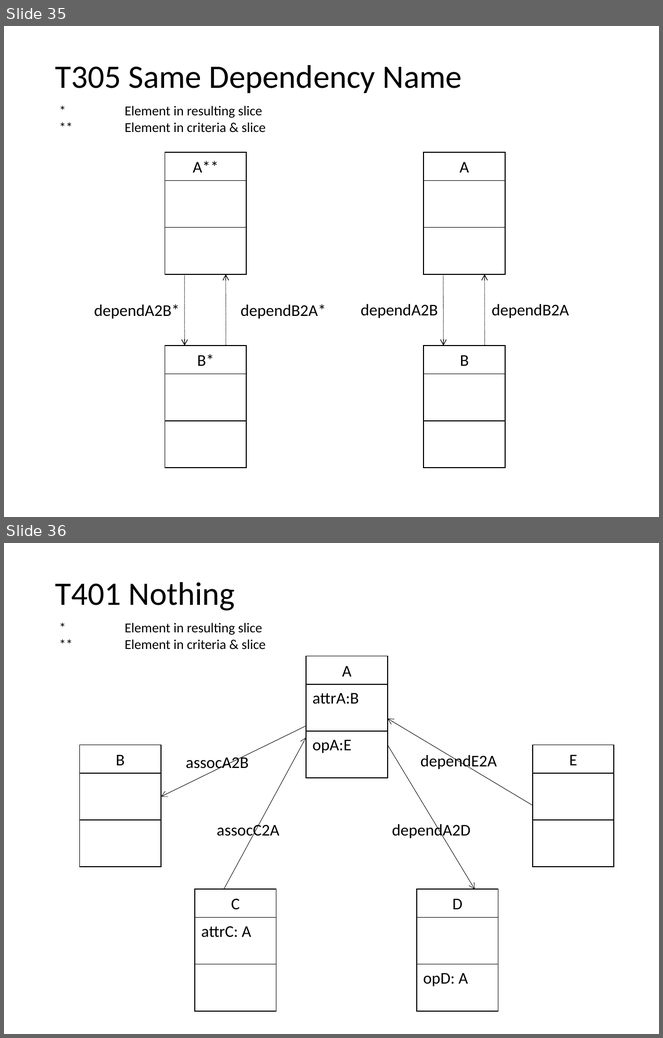
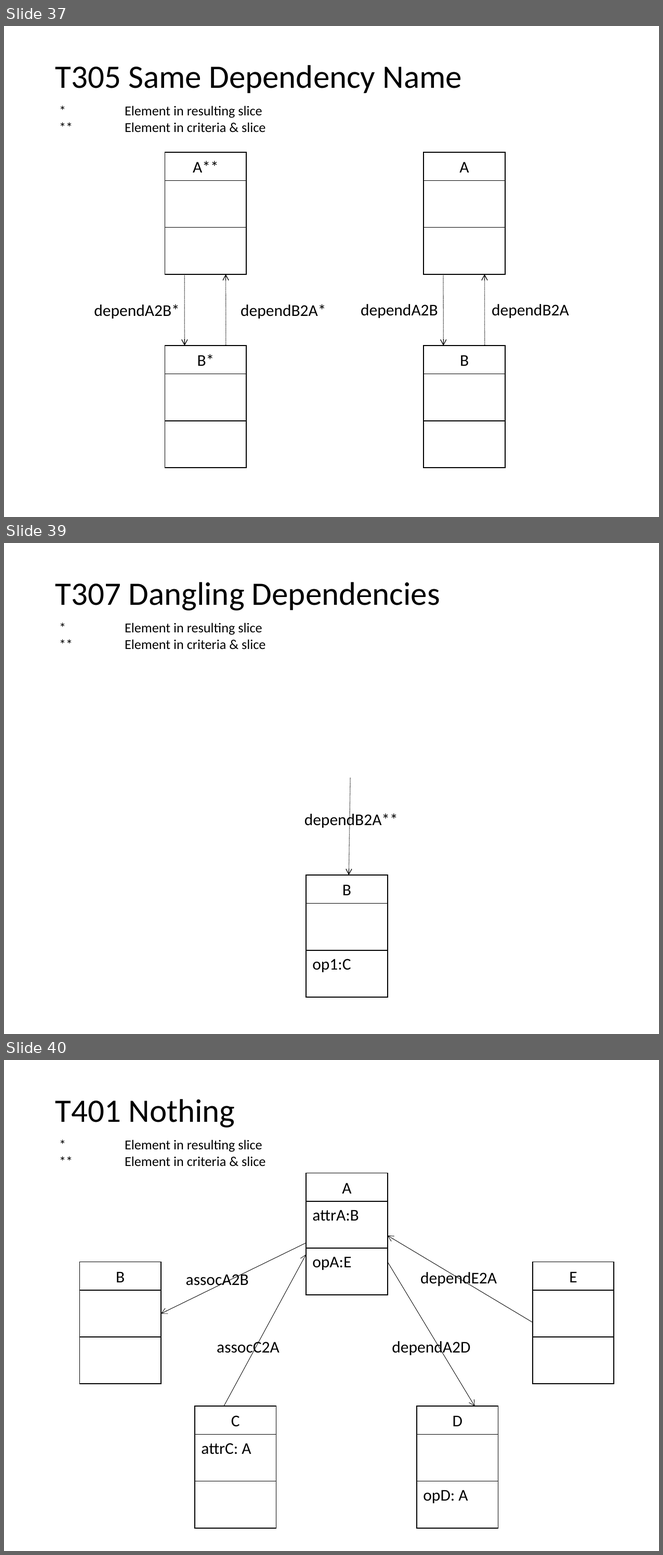
Before and after one commit to nlsfung/MMINT_Examples, a slide deck: CDSliceTestSuite/TestSuite.ppt. Shown one above the other, each under a label of ours: slides 35 and 36 before the commit, slides 37, 39 and 40 after it; the slides between them are not shown. The pictures are 663x1038 and 663x1555 pixels, drawn with LibreOffice and Linux fonts; fonts in the diff are those of the drawing. Boxes give left, top, right and bottom in pixels: in the first picture for what was removed or moved away, otherwise in the second. Text is boxed around its words. In the diff, an @@ line names an element or a change of style, - is before the commit and + after.

```diff
--- a/CDSliceTestSuite/TestSuite.ppt
+++ b/CDSliceTestSuite/TestSuite.ppt
@@ slide 39 added at (4, 543, 659, 1034), background #FFFFFF; not listed: 1 template element that a slide beside it also shows @@
@@ text added at (55, 582, 440, 611), 36 pt, text #000000 @@
+T307 Dangling Dependencies
@@ arrow added from (351, 778) to (349, 875), #000000 0.74 pt dashed @@
@@ text added at (305, 811, 398, 828), 18 pt, text #000000 @@
+dependB2A**
@@ rectangle added at (306, 875, 387, 903), fill #FFFFFF, outline #000000 0.94 pt, 18 pt, text #000000 @@
+B
@@ rectangle added at (306, 903, 387, 951), fill #FFFFFF, outline #000000 0.94 pt @@
@@ rectangle added at (306, 951, 387, 997), fill #FFFFFF, outline #000000 0.94 pt, 18 pt, text #000000 @@
+op1:C
@@ what was slide 35 is now slide 37 @@
@@ what was slide 36 is now slide 40 @@
```
Also in this commit, not shown: 6 slides changed, 3 other slides added, 21 other files.
